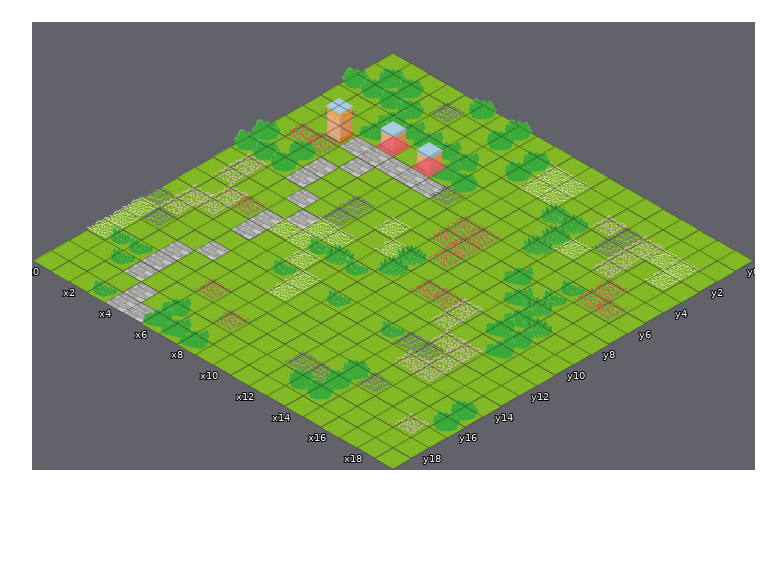
One commit to this Tiled map: Resources/Tilemap/HD/tilemap.tmx. The first picture shows the starting point.
Cells are 194x112 px. Isometric: x runs down to the right, y down to the left. Shown: x 0..19, y 0..19.
The same view after the edit:
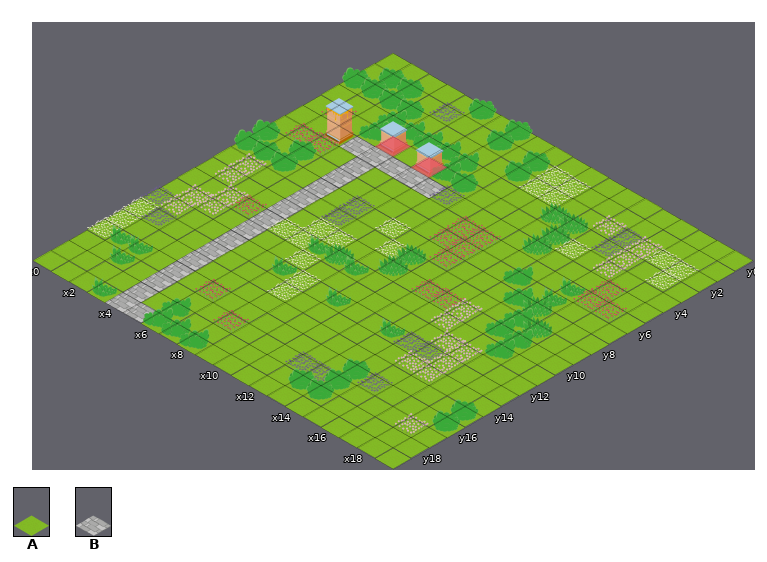
Key: from "tileset": A 8, B 9.
_ is an empty cell, . an unchanged one.
The commit says: slight tile map changes
Changes in this commit:
--- layer "objects"
@@ x 3..4 @@
- 7 BA
- 8 BA
+ 7 AB
+ 8 AB
@@ x 4..5 @@
-10 AB
+10 BA
@@ x 4..4 @@
-13 A
+13 B
@@ x 3..4 @@
-15 BA
-16 BA
-17 BA
+15 AB
+16 AB
+17 AB
